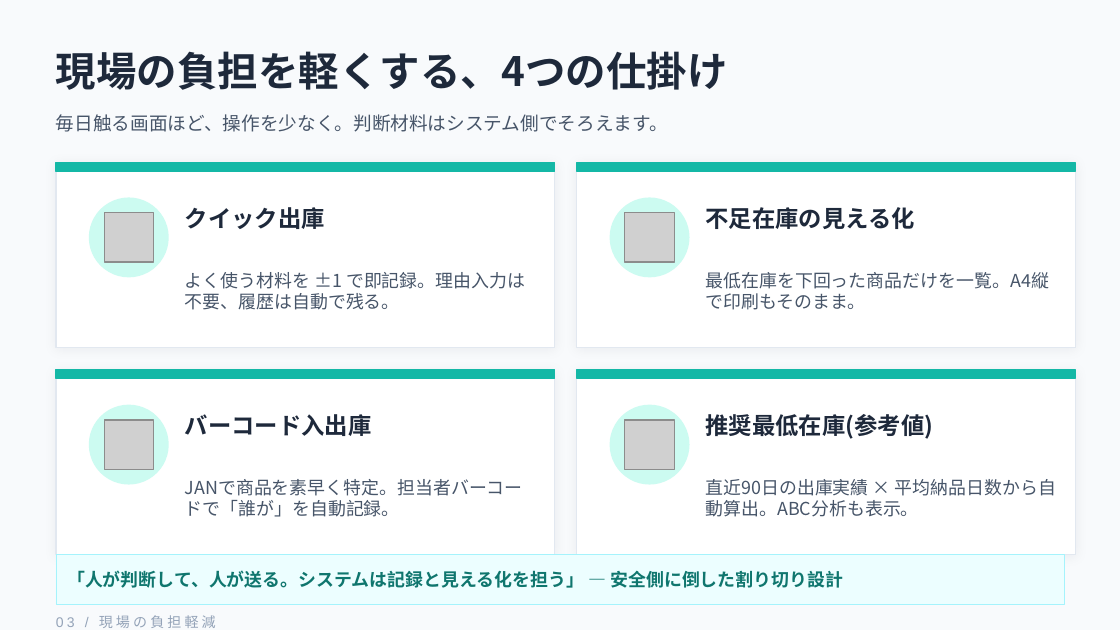
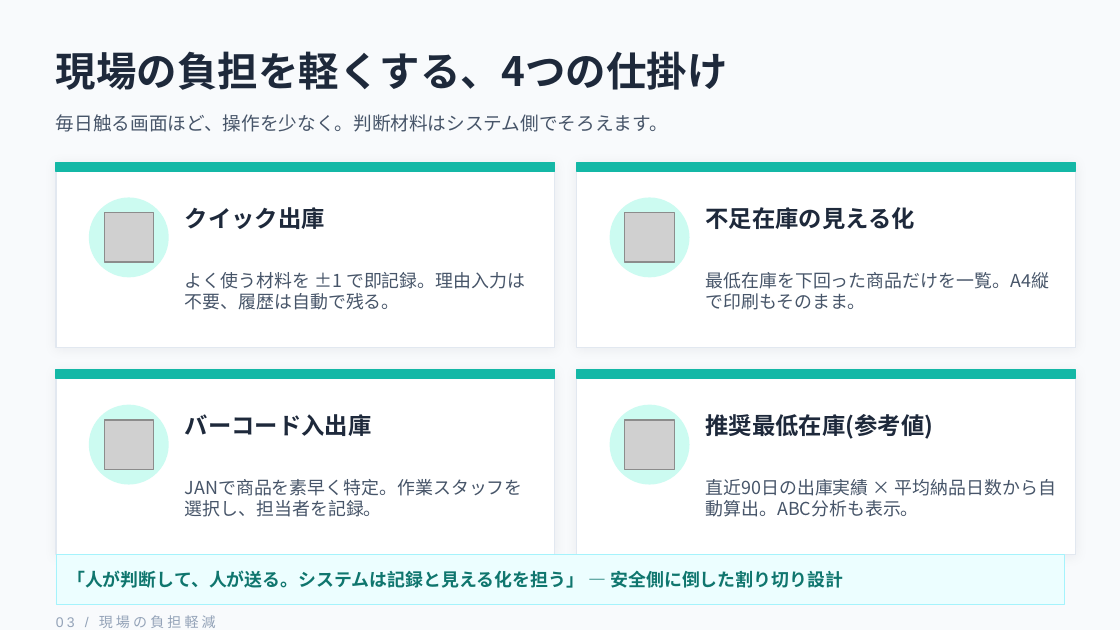
Before and after one commit to goldship527/dental-materials-inventory, a slide deck: slide 3 of docs/customer-proposal.pptx. Drawn at 1120x630 pixels with LibreOffice and Linux fonts; fonts in the diff are those of the drawing; grey boxes stand for pictures. Boxes give left, top, right and bottom in pixels: in the first picture for what was removed or moved away, otherwise in the second. Text is boxed around its words. In the diff, an @@ line names an element or a change of style, - is before the commit and + after.

```diff
--- a/docs/customer-proposal.pptx
+++ b/docs/customer-proposal.pptx
@@ text at box(185, 479, 523, 517): text changed @@
-JANで商品を素早く特定。担当者バーコードで「誰が」を自動記録。
+JANで商品を素早く特定。作業スタッフを選択し、担当者を記録。
```
Also in this commit, not shown: 2 other slides changed, 21 other files.
